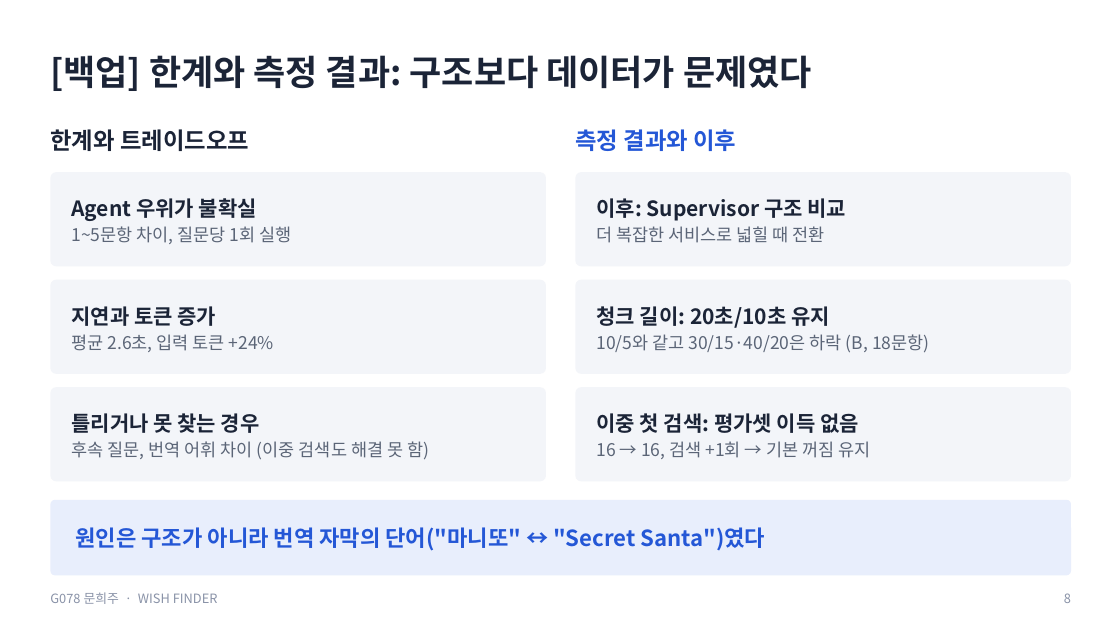
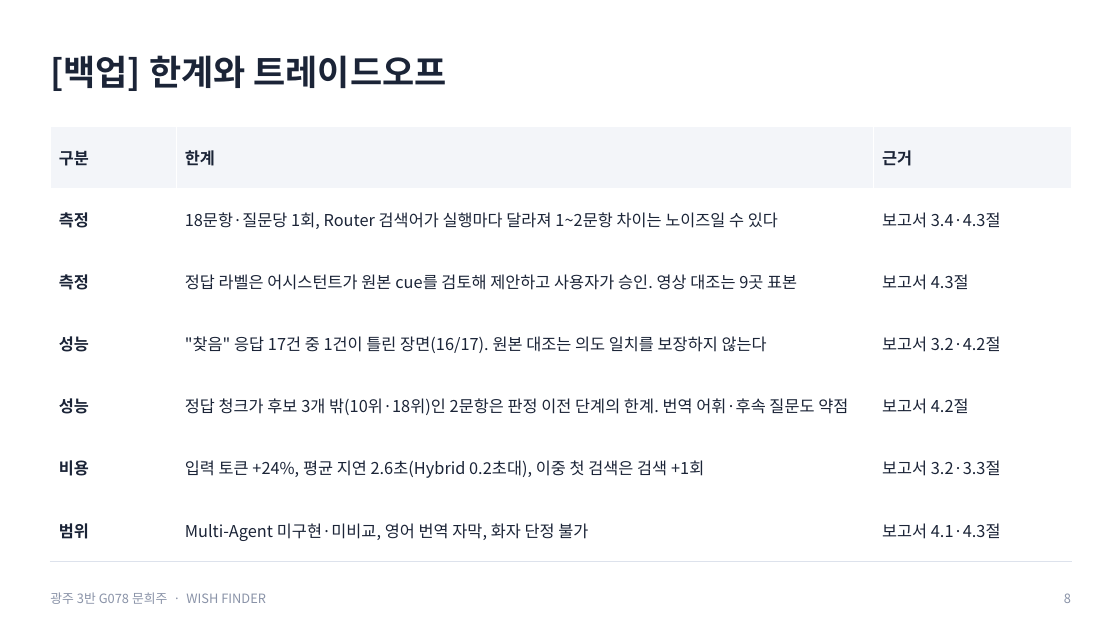
Before and after one commit to creepygrape/skala-AICapstone-mini-2, a slide deck: slide 8 of docs/exec/G078_문희주_발표.pptx. Drawn at 1120x630 pixels with LibreOffice and Linux fonts; fonts in the diff are those of the drawing. Boxes give left, top, right and bottom in pixels: in the first picture for what was removed or moved away, otherwise in the second. Text is boxed around its words. In the diff, an @@ line names an element or a change of style, - is before the commit and + after.

```diff
--- a/docs/exec/G078_문희주_발표.pptx
+++ b/docs/exec/G078_문희주_발표.pptx
@@ text at (x1=50, y1=55, x2=447, y2=91): text changed @@
-[백업] 한계와 측정 결과: 구조보다 데이터가 문제였다
+[백업] 한계와 트레이드오프
@@ text removed at (x1=50, y1=129, x2=249, y2=151) @@
-한계와 트레이드오프
@@ table added at (x1=50, y1=126, x2=1071, y2=561), 7 rows, 3 columns @@
+구분 | 한계 | 근거
+측정 | 18문항·질문당 1회, Router 검색어가 실행마다 달라져 1~2문항 차이는 노이즈일 수 있다 | 보고서 3.4·4.3절
+측정 | 정답 라벨은 어시스턴트가 원본 cue를 검토해 제안하고 사용자가 승인. 영상 대조는 9곳 표본 | 보고서 4.3절
+성능 | "찾음" 응답 17건 중 1건이 틀린 장면(16/17). 원본 대조는 의도 일치를 보장하지 않는다 | 보고서 3.2·4.2절
+성능 | 정답 청크가 후보 3개 밖(10위·18위)인 2문항은 판정 이전 단계의 한계. 번역 어휘·후속 질문도 약점 | 보고서 4.2절
+비용 | 입력 토큰 +24%, 평균 지연 2.6초(Hybrid 0.2초대), 이중 첫 검색은 검색 +1회 | 보고서 3.2·3.3절
+범위 | Multi-Agent 미구현·미비교, 영어 번역 자막, 화자 단정 불가 | 보고서 4.1·4.3절
@@ text removed at (x1=575, y1=129, x2=736, y2=151) @@
-측정 결과와 이후
@@ rounded rectangle removed at (x1=50, y1=172, x2=546, y2=266) @@
@@ rounded rectangle removed at (x1=576, y1=172, x2=1071, y2=266) @@
@@ text removed at (x1=71, y1=198, x2=292, y2=244) @@
-Agent 우위가 불확실
-1~5문항 차이, 질문당 1회 실행
@@ text removed at (x1=596, y1=198, x2=847, y2=243) @@
-이후: Supervisor 구조 비교
-더 복잡한 서비스로 넓힐 때 전환
@@ rounded rectangle removed at (x1=50, y1=280, x2=546, y2=374) @@
@@ rounded rectangle removed at (x1=576, y1=280, x2=1071, y2=374) @@
@@ text removed at (x1=71, y1=306, x2=274, y2=352) @@
-지연과 토큰 증가
-평균 2.6초, 입력 토큰 +24%
@@ text removed at (x1=596, y1=306, x2=930, y2=352) @@
-청크 길이: 20초/10초 유지
-10/5와 같고 30/15·40/20은 하락 (B, 18문항)
@@ rounded rectangle removed at (x1=50, y1=387, x2=546, y2=481) @@
@@ rounded rectangle removed at (x1=576, y1=387, x2=1071, y2=481) @@
@@ text removed at (x1=71, y1=413, x2=429, y2=459) @@
-틀리거나 못 찾는 경우
-후속 질문, 번역 어휘 차이 (이중 검색도 해결 못 함)
@@ text removed at (x1=596, y1=413, x2=870, y2=459) @@
-이중 첫 검색: 평가셋 이득 없음
-16 → 16, 검색 +1회 → 기본 꺼짐 유지
@@ rounded rectangle removed at (x1=50, y1=500, x2=1071, y2=576) @@
@@ text removed at (x1=76, y1=527, x2=765, y2=551) @@
-원인은 구조가 아니라 번역 자막의 단어("마니또" ↔ "Secret Santa")였다
@@ text at (x1=50, y1=592, x2=266, y2=604): text changed @@
-G078 문희주 · WISH FINDER
+광주 3반 G078 문희주 · WISH FINDER
```
Also in this commit, not shown: 11 other slides changed, 3 other files.
